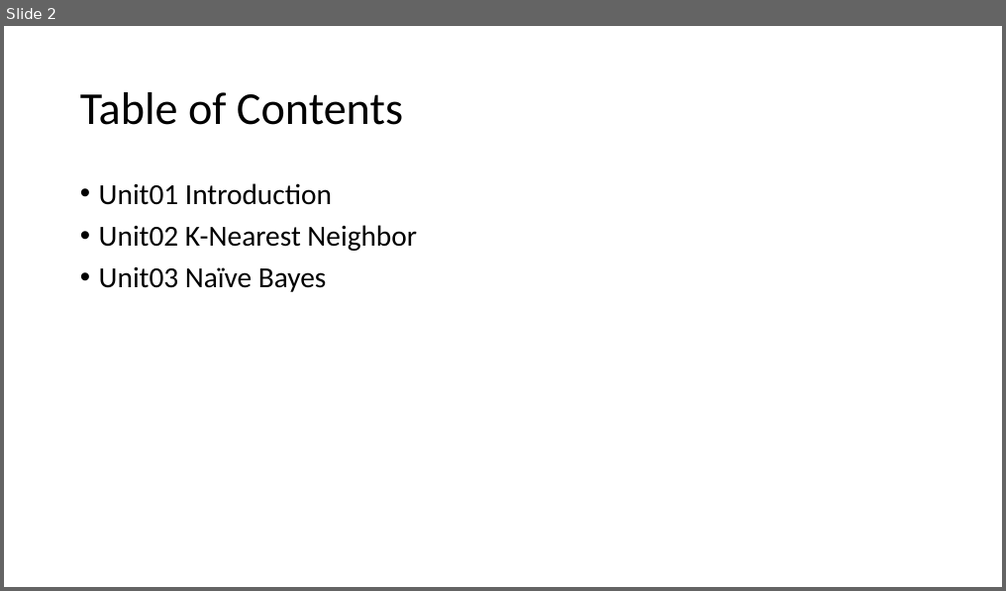
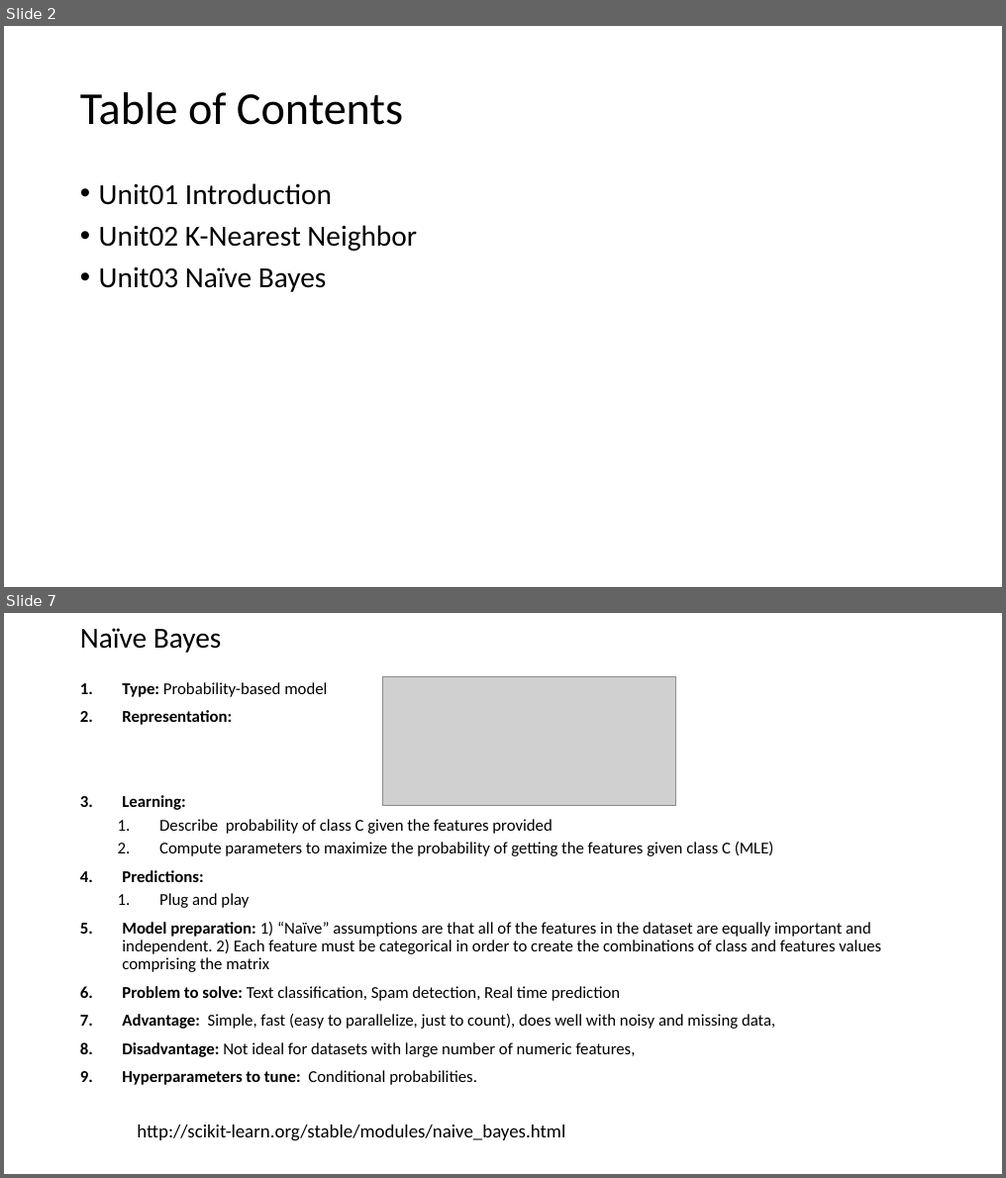
Before and after one commit to K-AlfredIwasaki/study_notes, a slide deck: SUMMARY/W207 MACHINE LEARNING.pptx. Shown one above the other, each under a label of ours: slide 2 before the commit, slides 2 and 7 after it; the slides between them are not shown. The pictures are 1006x591 and 1006x1178 pixels, drawn with LibreOffice and Linux fonts; fonts in the diff are those of the drawing; grey boxes stand for pictures. Boxes give left, top, right and bottom in pixels: in the first picture for what was removed or moved away, otherwise in the second. Text is boxed around its words. In the diff, an @@ line names an element or a change of style, - is before the commit and + after.

```diff
--- a/SUMMARY/W207 MACHINE LEARNING.pptx
+++ b/SUMMARY/W207 MACHINE LEARNING.pptx
@@ slide 7 added at (4, 613, 1002, 1174), background #FFFFFF @@
@@ title added at (80, 628, 222, 653), 28 pt, text #000000 @@
+Naïve Bayes
@@ text added at (122, 682, 881, 1085), 16 pt, text #000000 @@
+1. Type: Probability-based model
+2. Representation:
+3. Learning:
+  1. Describe probability of class C given the features provided
+  2. Compute parameters to maximize the probability of getting the features given class C (MLE)
+4. Predictions:
+  1. Plug and play
+5. Model preparation: 1) “Naïve” assumptions are that all of the features in the dataset are equally important and independent. 2) Each feature must be categorical in order to create the combinations of class and features values comprising the matrix
+6. Problem to solve: Text classification, Spam detection, Real time prediction
+7. Advantage: Simple, fast (easy to parallelize, just to count), does well with noisy and missing data,
+8. Disadvantage: Not ideal for datasets with large number of numeric features,
+9. Hyperparameters to tune: Conditional probabilities.
@@ picture added at (383, 676, 676, 806) @@
@@ text added at (137, 1125, 565, 1142), 18 pt, text #000000 @@
+http://scikit-learn.org/stable/modules/naive_bayes.html
```
Also in this commit, not shown: 5 other slides added, 46 other files.
